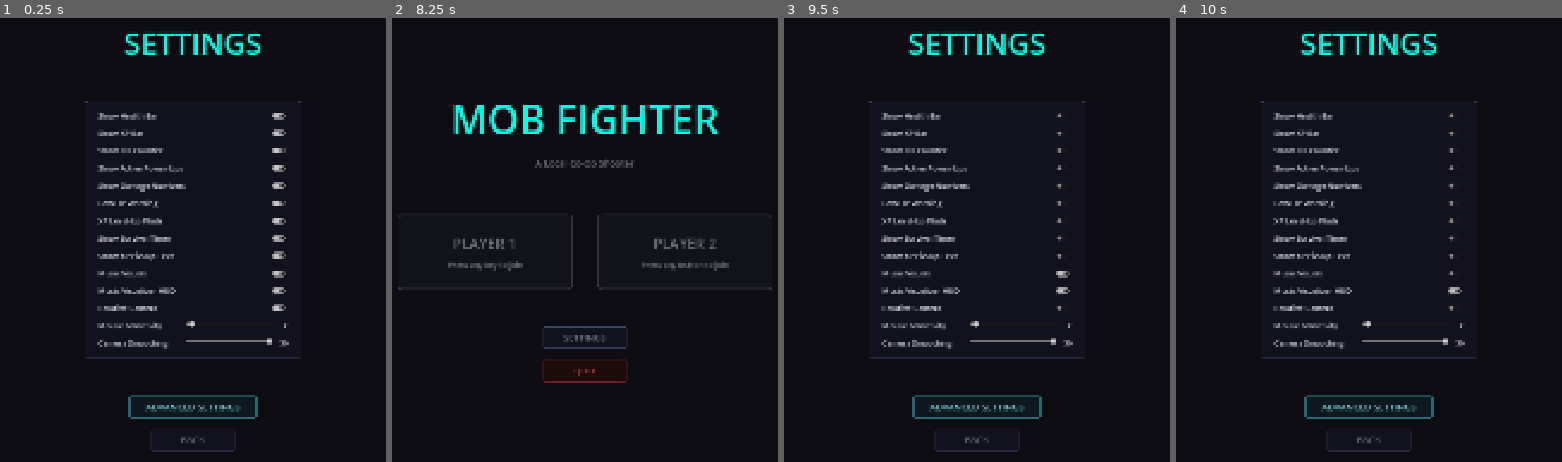
Above: before the commit, frames 1-4 (left to right).
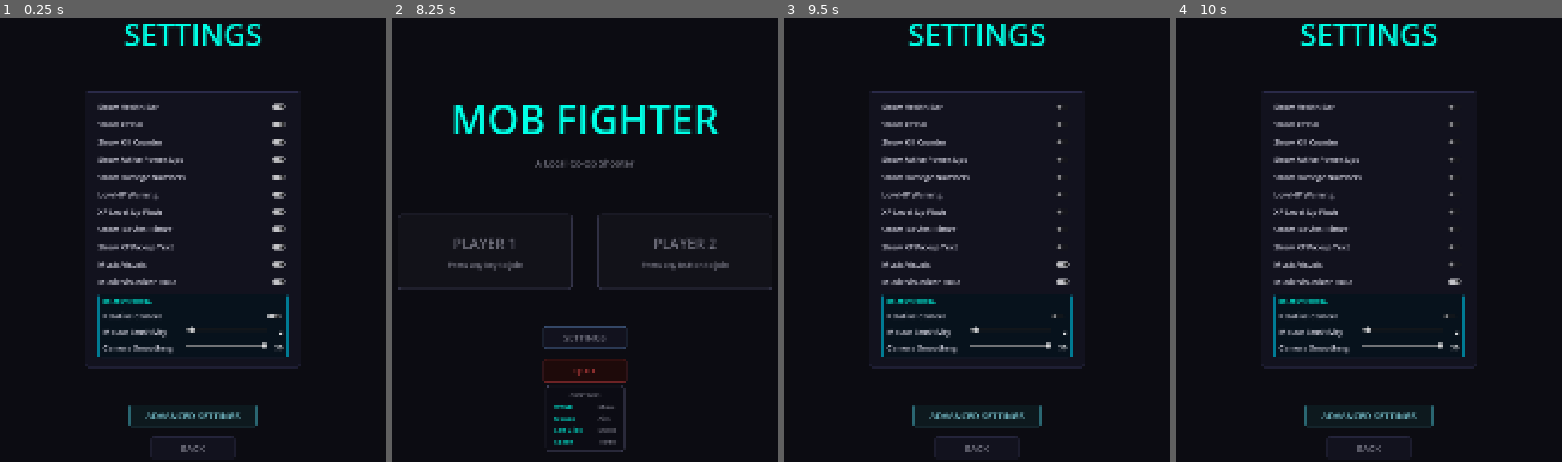
Above: after the commit, the same moments.

Repository: M-E-7/mob-fighter
Game: Godot game, scene res://Levels/Settings/Settings.tscn
The game is run twice, just before and just after one commit, with the same random seed, the same clock (stepped at 60 frames per second) and the same inputs. This scene is started directly instead of the project's main scene. Sound files missing from this copy of the repository are replaced by a short silence.
Inputs (mouse positions are in pixels of both pictures, inside the frame that each line leads up to; where the layout moved, square brackets give the same spot in the first picture):
- Up to frame 1 (0.25 s): no input
- Up to frame 2 (8.25 s): click (666, 315) [669, 306] at 0.5 s; click (669, 106) [669, 115] at 1.25 s; click (669, 124) [669, 133] at 2 s; click (669, 142) [669, 151] at 2.75 s; click (669, 160) [669, 168] at 3.5 s; click (669, 177) [669, 186] at 4.25 s; click (669, 195) [669, 204] at 5 s; click (669, 213) [669, 222] at 5.75 s; click (669, 231) [669, 240] at 6.5 s; click (669, 248) [669, 257] at 7.25 s; click "BACK" at 8 s
- Up to frame 3 (9.5 s): click "SETTINGS" at 8.75 s
- Up to frame 4 (10 s): click (1453, 266) [1453, 271] at 9.5 s

The runs differ from the first frame. In frame 1, 9.8% of the frame differs, in the area x 22-78%, y 1-99%; in frame 2, 0.6%; in frame 3, 9.1%; in frame 4, 9.0%.

Commit message:
Added small control guide for new players

Diff:
--- a/Components/Scripts/thruster_socket.gd
+++ b/Components/Scripts/thruster_socket.gd
@@ -5,7 +5,7 @@
 
 @export_group("Settings")
 @export var fire_when: FireWhen = FireWhen.FORWARD
-@export var beam_color: Color = Color(0.0, 0.625, 0.5, 1.0)
+@export var beam_color: Color = Color(0.356, 0.003, 0.027, 1.0)
 @export var beam_length: float = 24.0
 @export var beam_width: float = 8.0
 @export_range(0.0, 1.0) var shimmer_strength: float = 0.25
--- a/Components/ThrusterSocket.tscn
+++ b/Components/ThrusterSocket.tscn
@@ -1,8 +1,8 @@
-[gd_scene format=3]
+[gd_scene format=3 uid="uid://c7ocuk7ugeayx"]
 
-[ext_resource type="Script" path="res://Components/Scripts/thruster_socket.gd" id="1_ts"]
+[ext_resource type="Script" uid="uid://b1pocnwfccjit" path="res://Components/Scripts/thruster_socket.gd" id="1_ts"]
 
-[node name="ThrusterSocket" type="Node2D"]
+[node name="ThrusterSocket" type="Node2D" unique_id=1235586541]
 script = ExtResource("1_ts")
 
-[node name="BeamMesh" type="MeshInstance2D" parent="."]
+[node name="BeamMesh" type="MeshInstance2D" parent="." unique_id=1423475031]
--- a/Levels/MainMenu/main_menu.gd
+++ b/Levels/MainMenu/main_menu.gd
@@ -37,6 +37,7 @@
 	_refresh_slot(2)
 	_settings_button.pressed.connect(_on_settings_pressed)
 	_quit_button.pressed.connect(get_tree().quit)
+	_create_controls_guide()
 
 
 func _unhandled_input(event: InputEvent) -> void:
@@ -203,3 +204,57 @@
 func _is_modifier_only(event: InputEventKey) -> bool:
 	return event.keycode in [KEY_SHIFT, KEY_CTRL, KEY_ALT, KEY_META,
 			KEY_CAPSLOCK, KEY_NUMLOCK, KEY_SCROLLLOCK]
+
+
+func _create_controls_guide() -> void:
+	var panel := PanelContainer.new()
+	var style := StyleBoxFlat.new()
+	style.bg_color = Color(0.05, 0.05, 0.08, 0.9)
+	style.border_color = _COLOR_BORDER_IDLE
+	style.set_border_width_all(2)
+	style.set_corner_radius_all(8)
+	style.content_margin_left = 20.0
+	style.content_margin_right = 20.0
+	style.content_margin_top = 14.0
+	style.content_margin_bottom = 14.0
+	panel.add_theme_stylebox_override("panel", style)
+
+	var vbox := VBoxContainer.new()
+	vbox.add_theme_constant_override("separation", 6)
+
+	var header := Label.new()
+	header.text = "CONTROLS"
+	header.add_theme_font_size_override("font_size", 14)
+	header.modulate = _COLOR_DIM
+	header.horizontal_alignment = HORIZONTAL_ALIGNMENT_CENTER
+	vbox.add_child(header)
+
+	for entry: Array in [["WASD", "Move"], ["Mouse", "Aim"], ["Left Click", "Shoot"], ["Space", "Turbo"]]:
+		var row := HBoxContainer.new()
+		row.add_theme_constant_override("separation", 16)
+
+		var key_lbl := Label.new()
+		key_lbl.text = entry[0]
+		key_lbl.add_theme_font_size_override("font_size", 15)
+		key_lbl.modulate = _COLOR_P1
+		key_lbl.custom_minimum_size.x = 90.0
+
+		var desc_lbl := Label.new()
+		desc_lbl.text = entry[1]
+		desc_lbl.add_theme_font_size_override("font_size", 15)
+		desc_lbl.modulate = _COLOR_DIM
+
+		row.add_child(key_lbl)
+		row.add_child(desc_lbl)
+		vbox.add_child(row)
+
+	panel.add_child(vbox)
+	add_child(panel)
+
+	panel.anchor_left = 0.5
+	panel.anchor_right = 0.5
+	panel.anchor_top = 1.0
+	panel.anchor_bottom = 1.0
+	panel.grow_horizontal = Control.GROW_DIRECTION_BOTH
+	panel.grow_vertical = Control.GROW_DIRECTION_BEGIN
+	panel.offset_bottom = -24.0
--- a/Levels/Settings/Settings.tscn
+++ b/Levels/Settings/Settings.tscn
@@ -142,24 +142,32 @@
 [node name="MusicVisualizerToggle" type="CheckButton" parent="CenterContainer/VBox/TogglesPanel/TogglesVBox/MusicVisualizerRow"]
 layout_mode = 2
 
-[node name="CameraRow" type="HBoxContainer" parent="CenterContainer/VBox/TogglesPanel/TogglesVBox"]
-
-[node name="CameraLabel" type="Label" parent="CenterContainer/VBox/TogglesPanel/TogglesVBox/CameraRow"]
+[node name="CameraPanel" type="PanelContainer" parent="CenterContainer/VBox/TogglesPanel/TogglesVBox"]
+
+[node name="CameraVBox" type="VBoxContainer" parent="CenterContainer/VBox/TogglesPanel/TogglesVBox/CameraPanel"]
+theme_override_constants/separation = 12
+
+[node name="CameraHeader" type="Label" parent="CenterContainer/VBox/TogglesPanel/TogglesVBox/CameraPanel/CameraVBox"]
+text = "RELATIVE CAMERA"
+
+[node name="CameraRow" type="HBoxContainer" parent="CenterContainer/VBox/TogglesPanel/TogglesVBox/CameraPanel/CameraVBox"]
+
+[node name="CameraLabel" type="Label" parent="CenterContainer/VBox/TogglesPanel/TogglesVBox/CameraPanel/CameraVBox/CameraRow"]
 layout_mode = 2
 size_flags_horizontal = 3
 text = "Relative Camera"
 
-[node name="CameraToggle" type="CheckButton" parent="CenterContainer/VBox/TogglesPanel/TogglesVBox/CameraRow"]
-layout_mode = 2
-
-[node name="SensitivityRow" type="HBoxContainer" parent="CenterContainer/VBox/TogglesPanel/TogglesVBox"]
-
-[node name="SensitivityLabel" type="Label" parent="CenterContainer/VBox/TogglesPanel/TogglesVBox/SensitivityRow"]
+[node name="CameraToggle" type="CheckButton" parent="CenterContainer/VBox/TogglesPanel/TogglesVBox/CameraPanel/CameraVBox/CameraRow"]
+layout_mode = 2
+
+[node name="SensitivityRow" type="HBoxContainer" parent="CenterContainer/VBox/TogglesPanel/TogglesVBox/CameraPanel/CameraVBox"]
+
+[node name="SensitivityLabel" type="Label" parent="CenterContainer/VBox/TogglesPanel/TogglesVBox/CameraPanel/CameraVBox/SensitivityRow"]
 layout_mode = 2
 size_flags_horizontal = 3
 text = "Mouse Sensitivity"
 
-[node name="SensitivitySlider" type="HSlider" parent="CenterContainer/VBox/TogglesPanel/TogglesVBox/SensitivityRow"]
+[node name="SensitivitySlider" type="HSlider" parent="CenterContainer/VBox/TogglesPanel/TogglesVBox/CameraPanel/CameraVBox/SensitivityRow"]
 layout_mode = 2
 size_flags_horizontal = 3
 custom_minimum_size = Vector2(120, 0)
@@ -168,20 +176,20 @@
 step = 1.0
 value = 2.0
 
-[node name="SensitivityValueLabel" type="Label" parent="CenterContainer/VBox/TogglesPanel/TogglesVBox/SensitivityRow"]
+[node name="SensitivityValueLabel" type="Label" parent="CenterContainer/VBox/TogglesPanel/TogglesVBox/CameraPanel/CameraVBox/SensitivityRow"]
 layout_mode = 2
 custom_minimum_size = Vector2(32, 0)
 text = "2"
 horizontal_alignment = 2
 
-[node name="SmoothingRow" type="HBoxContainer" parent="CenterContainer/VBox/TogglesPanel/TogglesVBox"]
-
-[node name="SmoothingLabel" type="Label" parent="CenterContainer/VBox/TogglesPanel/TogglesVBox/SmoothingRow"]
+[node name="SmoothingRow" type="HBoxContainer" parent="CenterContainer/VBox/TogglesPanel/TogglesVBox/CameraPanel/CameraVBox"]
+
+[node name="SmoothingLabel" type="Label" parent="CenterContainer/VBox/TogglesPanel/TogglesVBox/CameraPanel/CameraVBox/SmoothingRow"]
 layout_mode = 2
 size_flags_horizontal = 3
 text = "Camera Smoothing"
 
-[node name="SmoothingSlider" type="HSlider" parent="CenterContainer/VBox/TogglesPanel/TogglesVBox/SmoothingRow"]
+[node name="SmoothingSlider" type="HSlider" parent="CenterContainer/VBox/TogglesPanel/TogglesVBox/CameraPanel/CameraVBox/SmoothingRow"]
 layout_mode = 2
 size_flags_horizontal = 3
 custom_minimum_size = Vector2(120, 0)
@@ -190,7 +198,7 @@
 step = 1.0
 value = 30.0
 
-[node name="SmoothingValueLabel" type="Label" parent="CenterContainer/VBox/TogglesPanel/TogglesVBox/SmoothingRow"]
+[node name="SmoothingValueLabel" type="Label" parent="CenterContainer/VBox/TogglesPanel/TogglesVBox/CameraPanel/CameraVBox/SmoothingRow"]
 layout_mode = 2
 custom_minimum_size = Vector2(32, 0)
 text = "30"
--- a/Levels/Settings/advanced_settings.gd
+++ b/Levels/Settings/advanced_settings.gd
@@ -95,6 +95,7 @@
 	slider.value = val
 	slider.size_flags_horizontal = Control.SIZE_EXPAND_FILL
 	slider.custom_minimum_size = Vector2(200, 0)
+	slider.scrollable = false
 
 	var spin := SpinBox.new()
 	spin.min_value = slider.min_value
--- a/Levels/Settings/settings.gd
+++ b/Levels/Settings/settings.gd
@@ -19,11 +19,14 @@
 @onready var _xp_pickup_toggle: CheckButton = $CenterContainer/VBox/TogglesPanel/TogglesVBox/XPPickupRow/XPPickupToggle
 @onready var _music_visuals_toggle: CheckButton = $CenterContainer/VBox/TogglesPanel/TogglesVBox/MusicVisualsRow/MusicVisualsToggle
 @onready var _music_visualizer_toggle: CheckButton = $CenterContainer/VBox/TogglesPanel/TogglesVBox/MusicVisualizerRow/MusicVisualizerToggle
-@onready var _camera_toggle: CheckButton = $CenterContainer/VBox/TogglesPanel/TogglesVBox/CameraRow/CameraToggle
-@onready var _sensitivity_slider: HSlider = $CenterContainer/VBox/TogglesPanel/TogglesVBox/SensitivityRow/SensitivitySlider
-@onready var _sensitivity_value_label: Label = $CenterContainer/VBox/TogglesPanel/TogglesVBox/SensitivityRow/SensitivityValueLabel
-@onready var _smoothing_slider: HSlider = $CenterContainer/VBox/TogglesPanel/TogglesVBox/SmoothingRow/SmoothingSlider
-@onready var _smoothing_value_label: Label = $CenterContainer/VBox/TogglesPanel/TogglesVBox/SmoothingRow/SmoothingValueLabel
+@onready var _camera_panel: PanelContainer = $CenterContainer/VBox/TogglesPanel/TogglesVBox/CameraPanel
+@onready var _camera_vbox: VBoxContainer = $CenterContainer/VBox/TogglesPanel/TogglesVBox/CameraPanel/CameraVBox
+@onready var _camera_header: Label = $CenterContainer/VBox/TogglesPanel/TogglesVBox/CameraPanel/CameraVBox/CameraHeader
+@onready var _camera_toggle: CheckButton = $CenterContainer/VBox/TogglesPanel/TogglesVBox/CameraPanel/CameraVBox/CameraRow/CameraToggle
+@onready var _sensitivity_slider: HSlider = $CenterContainer/VBox/TogglesPanel/TogglesVBox/CameraPanel/CameraVBox/SensitivityRow/SensitivitySlider
+@onready var _sensitivity_value_label: Label = $CenterContainer/VBox/TogglesPanel/TogglesVBox/CameraPanel/CameraVBox/SensitivityRow/SensitivityValueLabel
+@onready var _smoothing_slider: HSlider = $CenterContainer/VBox/TogglesPanel/TogglesVBox/CameraPanel/CameraVBox/SmoothingRow/SmoothingSlider
+@onready var _smoothing_value_label: Label = $CenterContainer/VBox/TogglesPanel/TogglesVBox/CameraPanel/CameraVBox/SmoothingRow/SmoothingValueLabel
 @onready var _advanced_button: Button = $CenterContainer/VBox/AdvancedButton
 @onready var _back_button: Button = $CenterContainer/VBox/BackButton
 
@@ -54,6 +57,8 @@
 	_music_visualizer_toggle.toggled.connect(func(v: bool) -> void: GameConfig.show_music_visualizer = v)
 	_camera_toggle.button_pressed = GameConfig.camera_relative_mode
 	_camera_toggle.toggled.connect(func(v: bool) -> void: GameConfig.camera_relative_mode = v)
+	_sensitivity_slider.scrollable = false
+	_smoothing_slider.scrollable = false
 	_sensitivity_slider.value = GameConfig.mouse_sensitivity * 1000.0
 	_sensitivity_value_label.text = str(int(_sensitivity_slider.value))
 	_sensitivity_slider.value_changed.connect(func(v: float) -> void:
@@ -101,6 +106,27 @@
 				lbl.add_theme_font_size_override("font_size", 18)
 				lbl.modulate = Color(0.85, 0.85, 0.9)
 
+	var cam_style := StyleBoxFlat.new()
+	cam_style.bg_color = Color(0.03, 0.07, 0.11, 1.0)
+	cam_style.border_color = Color(0.0, 0.5, 0.6)
+	cam_style.set_border_width_all(1)
+	cam_style.set_corner_radius_all(6)
+	cam_style.content_margin_left = 12.0
+	cam_style.content_margin_right = 12.0
+	cam_style.content_margin_top = 10.0
+	cam_style.content_margin_bottom = 10.0
+	_camera_panel.add_theme_stylebox_override("panel", cam_style)
+
+	_camera_header.add_theme_font_size_override("font_size", 13)
+	_camera_header.modulate = _COLOR_ACCENT
+
+	for row in _camera_vbox.get_children():
+		if row is HBoxContainer:
+			var lbl := row.get_child(0) as Label
+			if lbl:
+				lbl.add_theme_font_size_override("font_size", 18)
+				lbl.modulate = Color(0.85, 0.85, 0.9)
+
 	var adv_normal := StyleBoxFlat.new()
 	adv_normal.bg_color = Color(0.05, 0.1, 0.12)
 	adv_normal.border_color = Color(0.2, 0.5, 0.55)
Not shown, changed: CLAUDE.md
